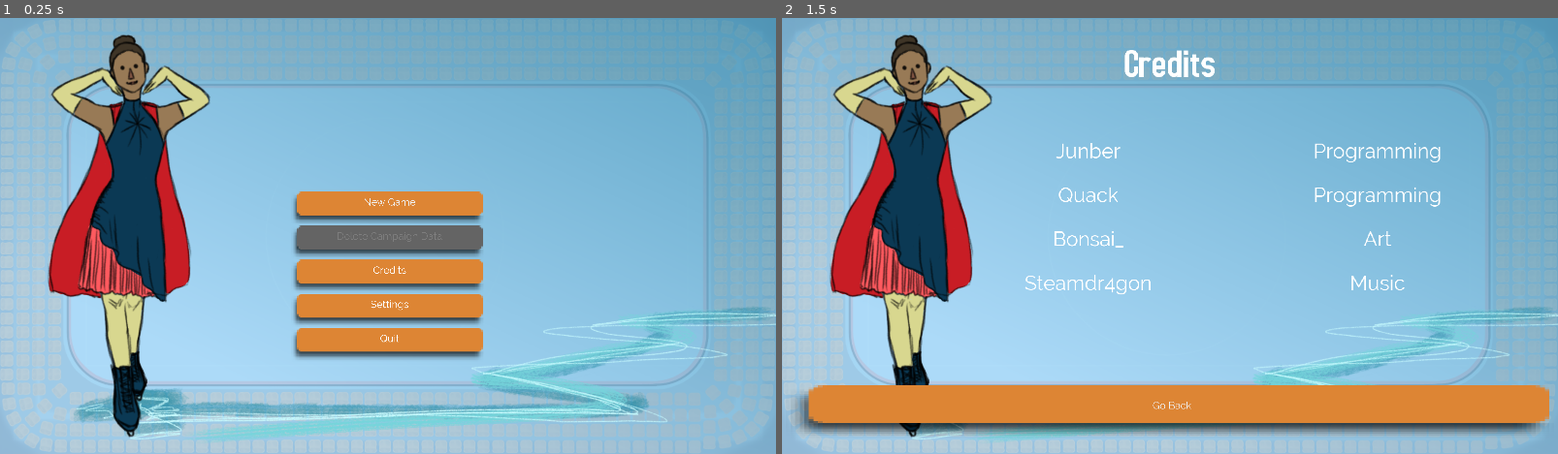
Above: before the commit, frames 1-2 (left to right).
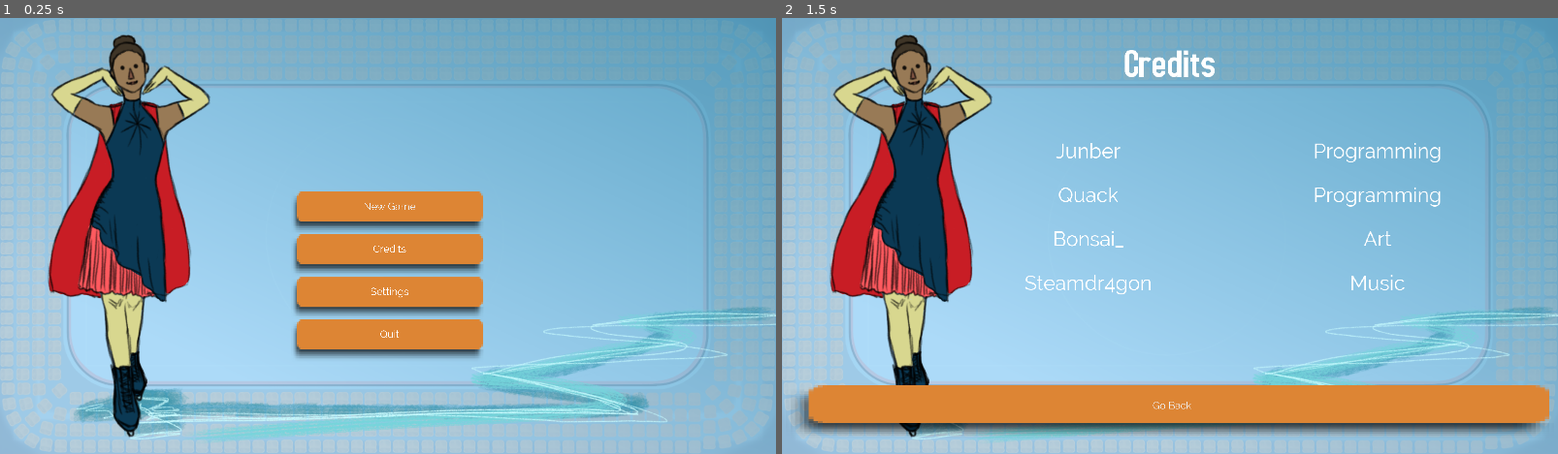
Above: after the commit, the same moments.

Repository: Solid-Squid-Contingent/LD-48
Game: Godot game, scene res://scenes/Main.tscn
The game is run twice, just before and just after one commit, with the same random seed, the same clock (stepped at 60 frames per second) and the same inputs. This scene is started directly instead of the project's main scene.
Inputs:
- Up to frame 1 (0.25 s): no input
- Up to frame 2 (1.5 s): click "Credits" at 0.5 s; click "New Game" at 1.25 s

The runs differ from the first frame. In frame 1, 5.5% of the frame differs, in the area x 37-63%, y 40-78%; in frame 2, nothing differs.

Commit message:
Remove saving things from menu

Diff:
--- a/scenes/Main.tscn
+++ b/scenes/Main.tscn
@@ -1,8 +1,7 @@
-[gd_scene load_steps=13 format=2]
+[gd_scene load_steps=11 format=2]
 
 [ext_resource path="res://Scripts/MenuButtonSoundPlayer.gd" type="Script" id=1]
 [ext_resource path="res://Scripts/Root.gd" type="Script" id=2]
-[ext_resource path="res://Scenes/DeleteScreen.tscn" type="PackedScene" id=3]
 [ext_resource path="res://Scenes/CreditsScreen.tscn" type="PackedScene" id=4]
 [ext_resource path="res://Resources/Sounds/menu_button.wav" type="AudioStream" id=5]
 [ext_resource path="res://Scenes/StartMenuScreen.tscn" type="PackedScene" id=6]
@@ -33,9 +32,6 @@
 pause_mode = 2
 visible = false
 
-[node name="DeleteScreen" parent="MenuScreenLayer" instance=ExtResource( 3 )]
-visible = false
-
 [node name="CreditsScreen" parent="MenuScreenLayer" instance=ExtResource( 4 )]
 visible = false
 
@@ -63,11 +59,8 @@
 [connection signal="button_pressed" from="MenuScreenLayer/StartMenuScreen" to="MenuButtonSoundPlayer" method="_on_StartMenuScreen_button_pressed"]
 [connection signal="quit_game" from="MenuScreenLayer/StartMenuScreen" to="." method="_on_StartMenuScreen_quit_game"]
 [connection signal="start_game" from="MenuScreenLayer/StartMenuScreen" to="." method="_on_StartMenuScreen_start_game"]
+[connection signal="screenClosed" from="MenuScreenLayer/OptionsScreen" to="MenuScreenLayer/MenuScreen" method="_on_OptionsScreen_screenClosed"]
 [connection signal="screenClosed" from="MenuScreenLayer/OptionsScreen" to="MenuScreenLayer/StartMenuScreen" method="_on_OptionsScreen_screenClosed"]
-[connection signal="screenClosed" from="MenuScreenLayer/OptionsScreen" to="MenuScreenLayer/MenuScreen" method="_on_OptionsScreen_screenClosed"]
-[connection signal="button_pressed" from="MenuScreenLayer/DeleteScreen" to="MenuButtonSoundPlayer" method="_on_DeleteScreen_button_pressed"]
-[connection signal="deleteSaveData" from="MenuScreenLayer/DeleteScreen" to="." method="_on_DeleteScreen_deleteSaveData"]
-[connection signal="screenClosed" from="MenuScreenLayer/DeleteScreen" to="MenuScreenLayer/StartMenuScreen" method="_on_DeleteScreen_screenClosed"]
 [connection signal="button_pressed" from="MenuScreenLayer/CreditsScreen" to="MenuButtonSoundPlayer" method="_on_CreditsScreen_button_pressed"]
 [connection signal="screenClosed" from="MenuScreenLayer/CreditsScreen" to="MenuScreenLayer/StartMenuScreen" method="_on_CreditsScreen_screenClosed"]
 [connection signal="finished" from="MusicIntroPlayer" to="MusicLoopPlayer" method="_on_MusicIntroPlayer_finished"]
--- a/scenes/MenuScreen.tscn
+++ b/scenes/MenuScreen.tscn
@@ -56,35 +56,25 @@
 [node name="VBoxContainer" type="VBoxContainer" parent="MarginContainer"]
 margin_left = 20.0
 margin_top = 20.0
-margin_right = 972.0
+margin_right = 995.0
 margin_bottom = 1143.0
 __meta__ = {
 "_edit_use_anchors_": false
 }
 
 [node name="ContinueButton" type="Button" parent="MarginContainer/VBoxContainer"]
-margin_right = 952.0
-margin_bottom = 221.0
+margin_right = 975.0
+margin_bottom = 277.0
 size_flags_horizontal = 3
 size_flags_vertical = 3
 theme = ExtResource( 2 )
 text = "Continue"
 expand_icon = true
 
-[node name="RestartLevelButton" type="Button" parent="MarginContainer/VBoxContainer"]
-margin_top = 225.0
-margin_right = 952.0
-margin_bottom = 446.0
-size_flags_horizontal = 3
-size_flags_vertical = 3
-theme = ExtResource( 2 )
-text = "Restart Level"
-expand_icon = true
-
 [node name="OptionsButton" type="Button" parent="MarginContainer/VBoxContainer"]
-margin_top = 450.0
-margin_right = 952.0
-margin_bottom = 672.0
+margin_top = 281.0
+margin_right = 975.0
+margin_bottom = 559.0
 size_flags_horizontal = 3
 size_flags_vertical = 3
 theme = ExtResource( 2 )
@@ -95,31 +85,31 @@
 }
 
 [node name="RestartButton" type="Button" parent="MarginContainer/VBoxContainer"]
-margin_top = 676.0
-margin_right = 952.0
-margin_bottom = 897.0
+margin_top = 563.0
+margin_right = 975.0
+margin_bottom = 841.0
 size_flags_horizontal = 3
 size_flags_vertical = 3
 theme = ExtResource( 2 )
-text = "Quit to Title Screen"
+text = "Quit to Title Screen (Deletes progress)"
 __meta__ = {
 "_edit_use_anchors_": false,
 "_editor_description_": ""
 }
 
 [node name="QuitButton" type="Button" parent="MarginContainer/VBoxContainer"]
-margin_top = 901.0
-margin_right = 952.0
+margin_top = 845.0
+margin_right = 975.0
 margin_bottom = 1123.0
 size_flags_horizontal = 3
 size_flags_vertical = 3
 theme = ExtResource( 2 )
-text = "Quit to Desktop"
+text = "Quit to Desktop (Deletes progress)"
 __meta__ = {
 "_editor_description_": ""
 }
+
 [connection signal="pressed" from="MarginContainer/VBoxContainer/ContinueButton" to="." method="_on_ContinueButton_pressed"]
-[connection signal="pressed" from="MarginContainer/VBoxContainer/RestartLevelButton" to="." method="_on_RestartLevelButton_pressed"]
 [connection signal="pressed" from="MarginContainer/VBoxContainer/OptionsButton" to="." method="_on_OptionsButton_pressed"]
 [connection signal="pressed" from="MarginContainer/VBoxContainer/RestartButton" to="." method="_on_RestartButton_pressed"]
 [connection signal="pressed" from="MarginContainer/VBoxContainer/QuitButton" to="." method="_on_QuitButton_pressed"]
--- a/scenes/StartMenuScreen.tscn
+++ b/scenes/StartMenuScreen.tscn
@@ -70,28 +70,17 @@
 
 [node name="StartButton" type="Button" parent="MarginContainer/VBoxContainer"]
 margin_right = 952.0
-margin_bottom = 164.0
+margin_bottom = 207.0
 size_flags_horizontal = 3
 size_flags_vertical = 3
 theme = ExtResource( 2 )
 text = "New Game"
 expand_icon = true
 
-[node name="DeleteButton" type="Button" parent="MarginContainer/VBoxContainer"]
-margin_top = 168.0
+[node name="CreditsButton" type="Button" parent="MarginContainer/VBoxContainer"]
+margin_top = 211.0
 margin_right = 952.0
-margin_bottom = 333.0
-size_flags_horizontal = 3
-size_flags_vertical = 3
-theme = ExtResource( 2 )
-disabled = true
-text = "Delete Campaign Data"
-expand_icon = true
-
-[node name="CreditsButton" type="Button" parent="MarginContainer/VBoxContainer"]
-margin_top = 337.0
-margin_right = 952.0
-margin_bottom = 502.0
+margin_bottom = 418.0
 size_flags_horizontal = 3
 size_flags_vertical = 3
 theme = ExtResource( 2 )
@@ -99,9 +88,9 @@
 expand_icon = true
 
 [node name="OptionsButton" type="Button" parent="MarginContainer/VBoxContainer"]
-margin_top = 506.0
+margin_top = 422.0
 margin_right = 952.0
-margin_bottom = 671.0
+margin_bottom = 629.0
 size_flags_horizontal = 3
 size_flags_vertical = 3
 theme = ExtResource( 2 )
@@ -112,7 +101,7 @@
 }
 
 [node name="QuitButton" type="Button" parent="MarginContainer/VBoxContainer"]
-margin_top = 675.0
+margin_top = 633.0
 margin_right = 952.0
 margin_bottom = 840.0
 size_flags_horizontal = 3
@@ -122,8 +111,8 @@
 __meta__ = {
 "_editor_description_": ""
 }
+
 [connection signal="pressed" from="MarginContainer/VBoxContainer/StartButton" to="." method="_on_StartButton_pressed"]
-[connection signal="pressed" from="MarginContainer/VBoxContainer/DeleteButton" to="." method="_on_DeleteButton_pressed"]
 [connection signal="pressed" from="MarginContainer/VBoxContainer/CreditsButton" to="." method="_on_CreditsButton_pressed"]
 [connection signal="pressed" from="MarginContainer/VBoxContainer/OptionsButton" to="." method="_on_OptionsButton_pressed"]
 [connection signal="pressed" from="MarginContainer/VBoxContainer/QuitButton" to="." method="_on_QuitButton_pressed"]
--- a/scripts/Root.gd
+++ b/scripts/Root.gd
@@ -3,15 +3,11 @@
 export(String, FILE) var saveFileName = "user://Save.save"
 
 var gameScene = load("res://Scenes/Game.tscn")
-var tutorialProgress = 0
 var previousPauseState
 var game = null
 
 func _ready():
-	loadProgress()
-	if tutorialProgress != 0:
-		$"MenuScreenLayer/StartMenuScreen/MarginContainer/VBoxContainer/StartButton".text = "Continue"
-		$"MenuScreenLayer/StartMenuScreen/MarginContainer/VBoxContainer/DeleteButton".disabled = false
+	restartLevel()
 	pauseGame()
 
 func _notification(what):
@@ -50,32 +46,7 @@
 
 
 func saveProgress():
-	var progressData = {
-		"tutorialProgress" : tutorialProgress,
-	}
-
-	var saveFile = File.new()
-	saveFile.open(saveFileName, File.WRITE)
-	saveFile.store_line(to_json(progressData))
-	saveFile.close()
-
 	$"MenuScreenLayer/OptionsScreen".save_options()
-
-func loadProgress():
-	var saveFile = File.new()
-	if not saveFile.file_exists(saveFileName):
-		restartLevel()
-		return
-
-	saveFile.open(saveFileName, File.READ)
-	var optionsData = parse_json(saveFile.get_line())
-	saveFile.close()
-
-	if optionsData.has("tutorialProgress"):
-		tutorialProgress = optionsData["tutorialProgress"]
-
-	restartLevel()
-
 
 func _on_MenuScreen_restart_game():
 	restartGame()
@@ -98,12 +69,5 @@
 func _on_StartMenuScreen_start_game():
 	unpauseGame()
 
-func _on_DeleteScreen_deleteSaveData():
-	tutorialProgress = 0
-	$"MenuScreenLayer/StartMenuScreen/MarginContainer/VBoxContainer/StartButton".text = "New Game"
-	$"MenuScreenLayer/StartMenuScreen/MarginContainer/VBoxContainer/DeleteButton".disabled = true
-	saveProgress()
-	restartLevel()
-
 func _on_Game_restartGame():
 	restartLevel()
